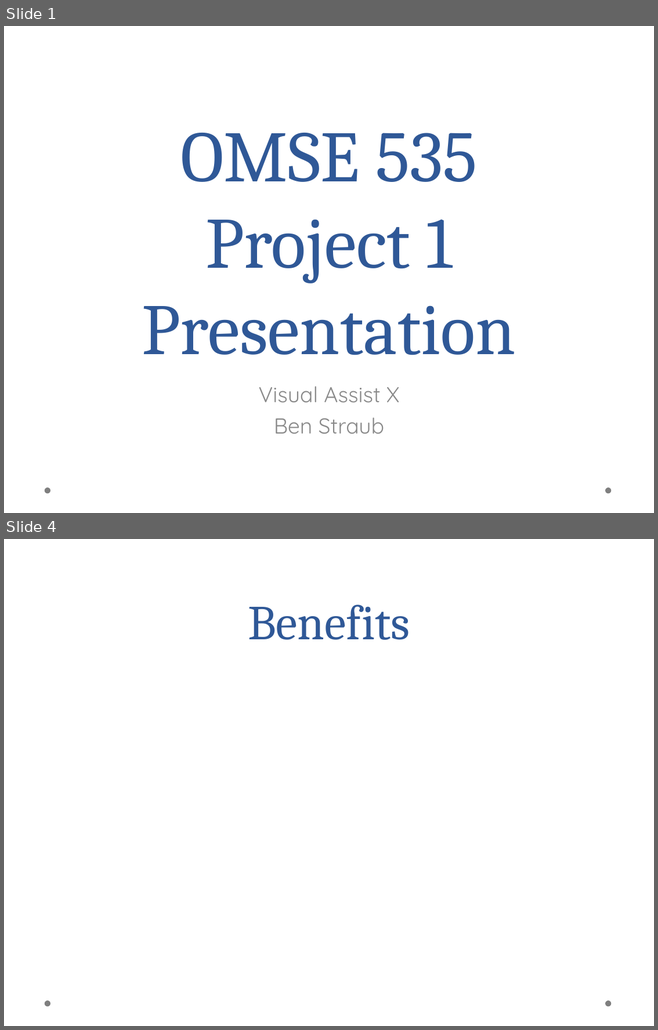
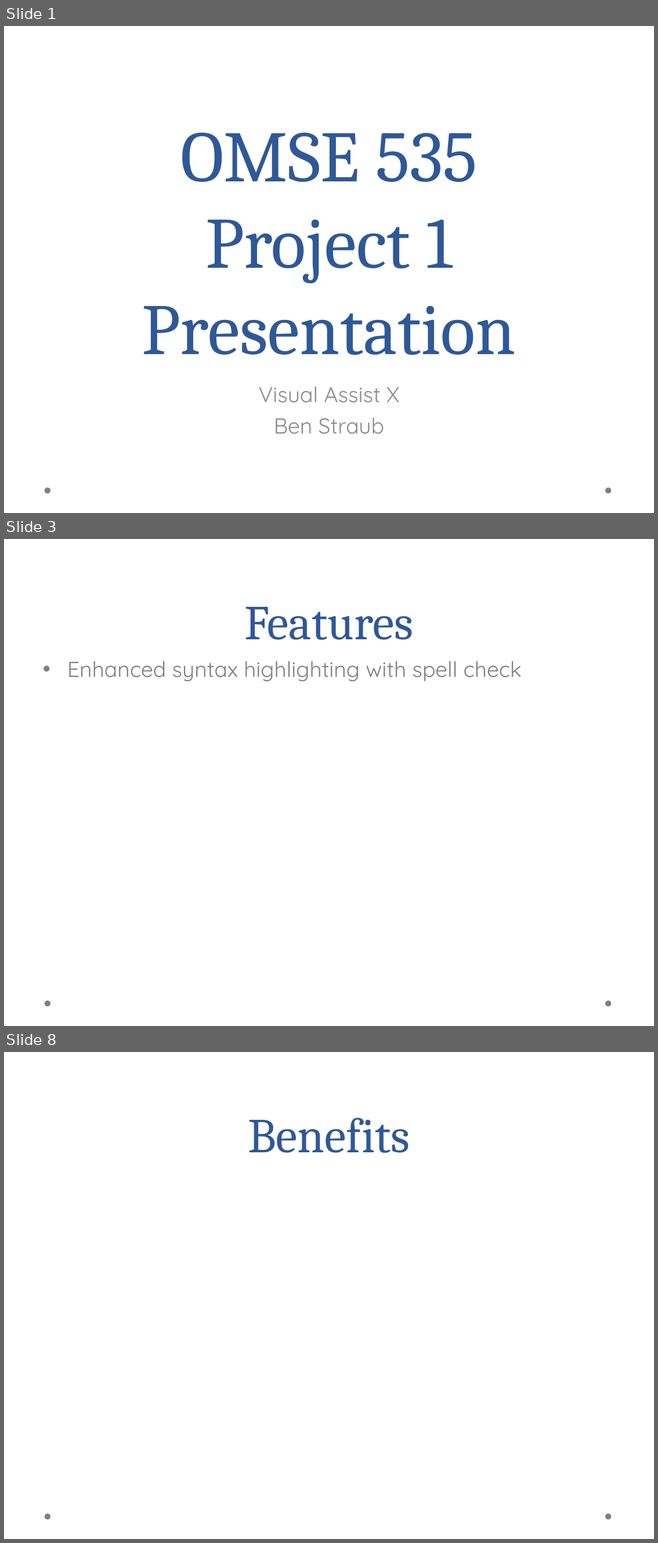
Before and after one commit to aayanqazi/OMSE, a slide deck: 535/Project1Template.ppt. Shown one above the other, each under a label of ours: slides 1 and 4 before the commit, slides 1, 3 and 8 after it; the slides between them are not shown. The pictures are 658x1030 and 658x1543 pixels, drawn with LibreOffice and Linux fonts; fonts in the diff are those of the drawing; background and template pictures are left out. Boxes give left, top, right and bottom in pixels: in the first picture for what was removed or moved away, otherwise in the second. Text is boxed around its words. In the diff, an @@ line names an element or a change of style, - is before the commit and + after.

```diff
--- a/535/Project1Template.ppt
+++ b/535/Project1Template.ppt
@@ slide 3 added at bbox=[4, 539, 654, 1026], background picture (left out); not listed: 2 template elements that a slide beside it also shows @@
@@ title added at bbox=[244, 607, 413, 640], 54 pt, text #2F5897 @@
+Features
@@ text added at bbox=[67, 661, 521, 682], 24 pt, text #7F7F7F @@
+• Enhanced syntax highlighting with spell check
@@ what was slide 4 is now slide 8 @@
```
Also in this commit, not shown: 1 slide changed, 5 other slides added, 2 slides removed.
